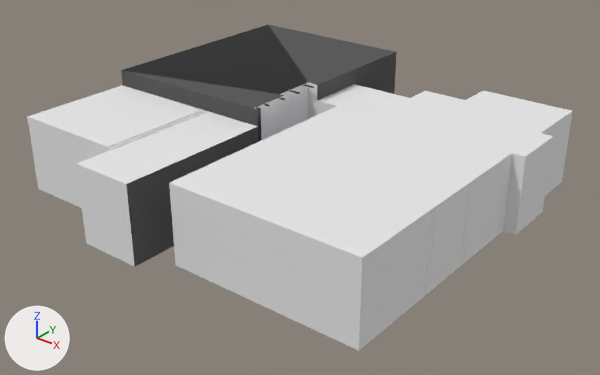
An edit to the FBX model Assets/Content/Main-Content/Meshes/Basic-Space.fbx, drawn before and after from the same camera.
The view is the same before and after, from a camera (50 mm lens) standing at (34.5, -46.2, 27.1) and looking at (0.8, -4.2, 1.0). The lights are fixed; the arrows at lower left show +X, +Y and +Z.

In view in the first picture: 'Wall-Box-Exhibition'.
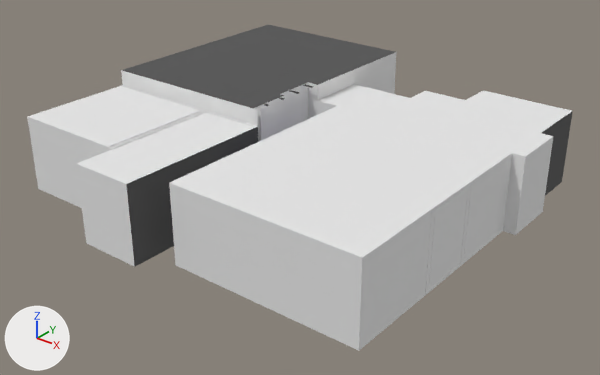
Where the change shows, as pixel boxes [x1, y1, x2, y2] in the pictures (600 x 375 px):
```json
{"part": 1, "of": "me_mesh_005", "change": "recoloured", "before": [121, 52, 397, 126], "after": [121, 52, 397, 126], "on screen": "grey to white"}
{"part": 2, "of": "me_mesh_005", "change": "recoloured", "before": [542, 111, 573, 196], "after": [542, 111, 573, 196], "on screen": "grey to black"}
{"part": 3, "of": "me_mesh_005", "change": "recoloured", "before": [123, 25, 308, 94], "after": [123, 25, 308, 94], "on screen": "black to grey"}
```

The change, as JSON lines over the scene's bpy script:
```json
{"block": "me_mesh_005", "where": "me_mesh_005.from_pydata(...)  # 179 vertices, 259 faces; spans x -21.9..8.8, y -15.3..14.0, z 0.0..6.9"}
{"block": "me_mesh_005", "where": "# used by ob_wall_box_exhibition; location = (6.57, -2.59, 0.1)"}
{"block": "me_mesh_005", "change": "me_mesh_005 part 1: 33 of the faces centred in x -21.9..-0.4, y -3.6..12.0, z 1.9..6.9 switch from mat_dark_wall_concrete (dark grey #535353) to mat_white_wall_concrete (white #e8e8e8)"}
{"block": "me_mesh_005", "change": "me_mesh_005 part 2: 6 of the faces centred in x 3.1..8.5, y 7.5..13.0, z 1.9..3.8 switch from mat_white_wall_concrete (white #e8e8e8) to mat_dark_wall_concrete (dark grey #535353)"}
{"block": "me_mesh_005", "change": "me_mesh_005 part 3: all 2 faces that had it switch from mat_material__292_slot__5 (black #000000) to mat_dark_wall_concrete (dark grey #535353)"}
```
